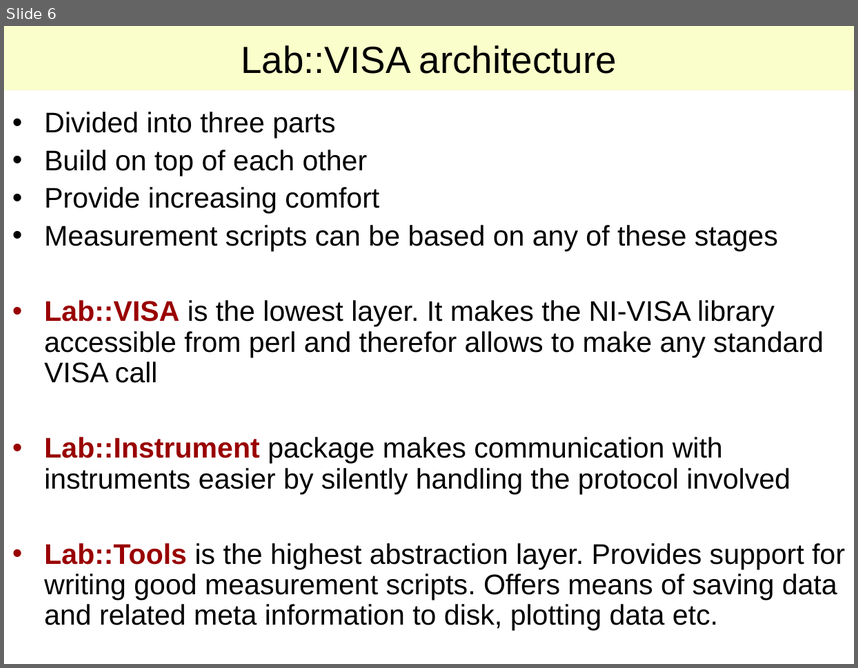
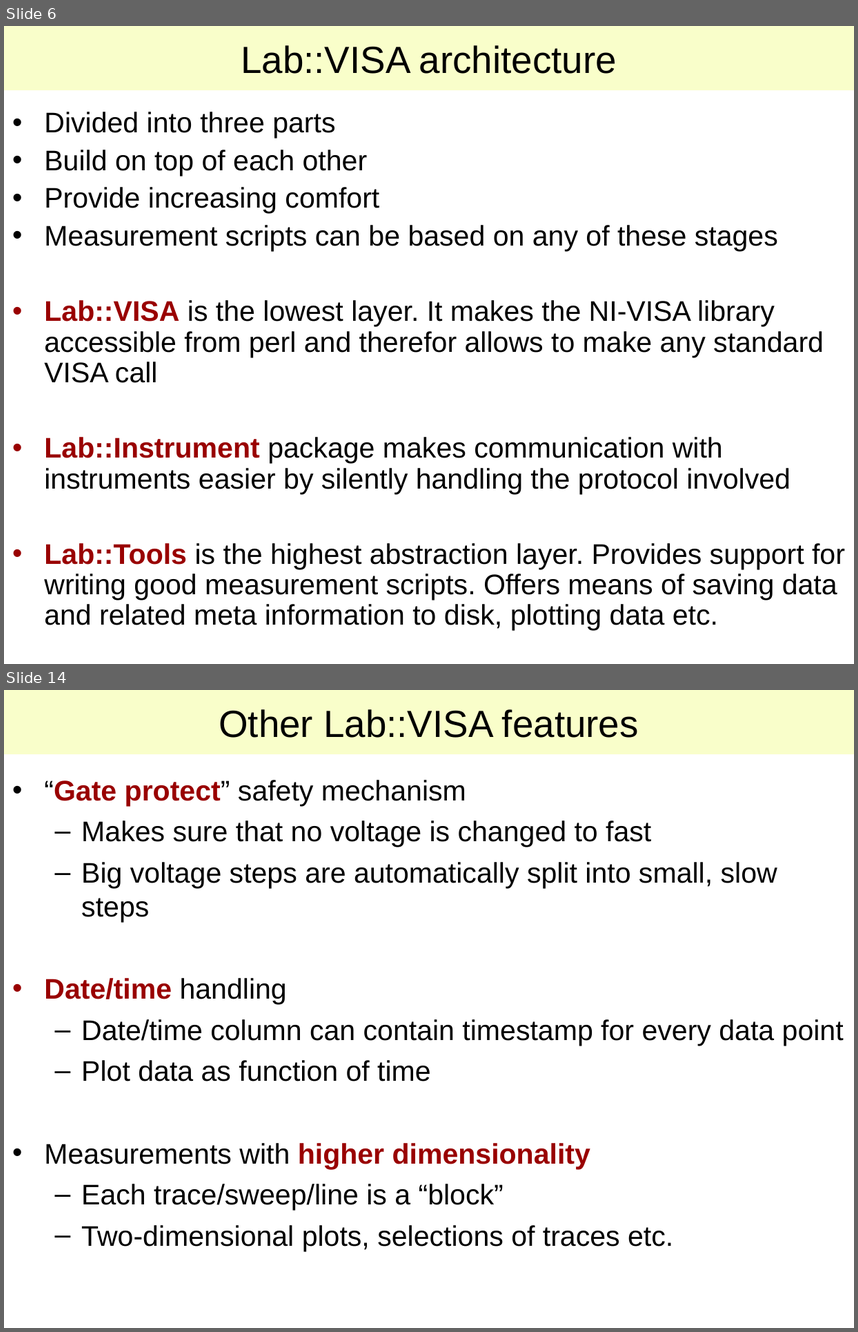
Before and after one commit to lab-measurement/Lab-VISA, a slide deck: Tutorial/Talk/Lab-VISA.ppt. Shown one above the other, each under a label of ours: slide 6 before the commit, slides 6 and 14 after it; the slides between them are not shown. The pictures are 858x668 and 858x1332 pixels, drawn with LibreOffice and Linux fonts; fonts in the diff are those of the drawing. Boxes give left, top, right and bottom in pixels: in the first picture for what was removed or moved away, otherwise in the second. Text is boxed around its words. In the diff, an @@ line names an element or a change of style, - is before the commit and + after.

```diff
--- a/Tutorial/Talk/Lab-VISA.ppt
+++ b/Tutorial/Talk/Lab-VISA.ppt
@@ slide 14 added at [4, 690, 854, 1328], background #FFFFFF @@
@@ title added at [4, 690, 854, 755], fill #F9FECA, 32 pt, text #000000 @@
+Other Lab::VISA features
@@ text added at [44, 780, 844, 1251], 24 pt, text #000000 @@
+• “Gate protect” safety mechanism
+  – Makes sure that no voltage is changed to fast
+  – Big voltage steps are automatically split into small, slow steps
+• Date/time handling
+  – Date/time column can contain timestamp for every data point
+  – Plot data as function of time
+• Measurements with higher dimensionality
+  – Each trace/sweep/line is a “block”
+  – Two-dimensional plots, selections of traces etc.
```
Also in this commit, not shown: 5 slides changed, 6 other slides added, 7 other files.
